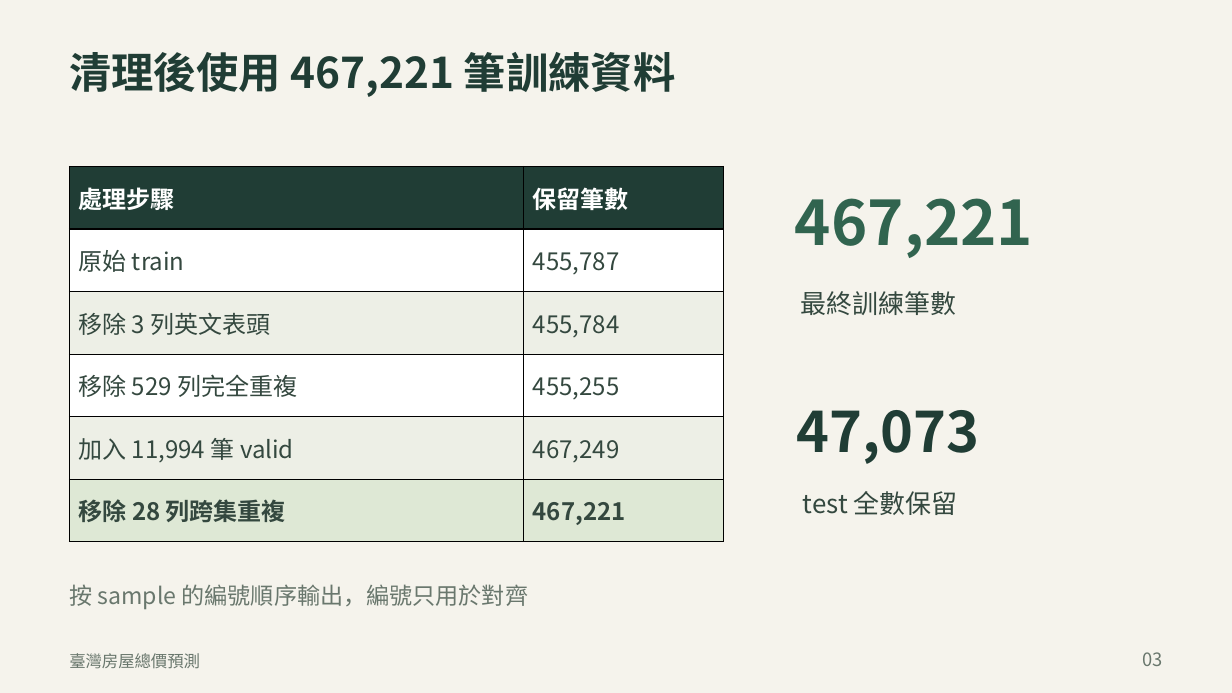
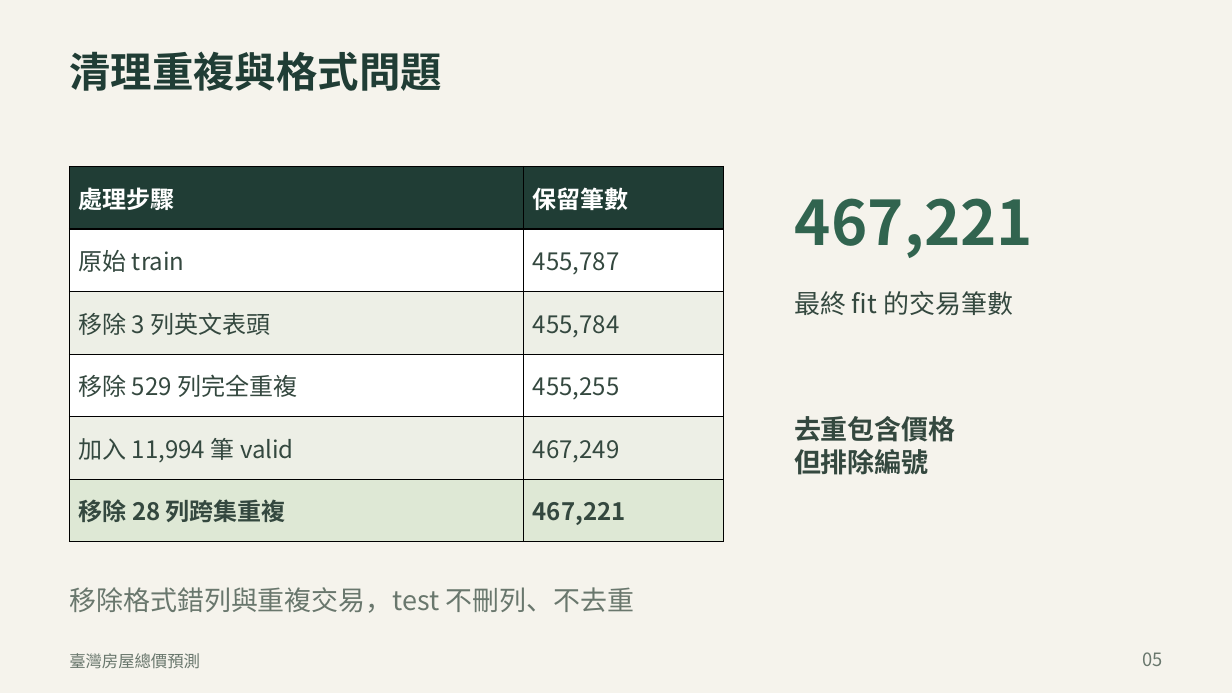
Before and after one commit to ziyi930108/nycu-house-price-regression, a slide deck: slide 5 of presentation/臺灣房價預測_正式報告_v22.pptx (slide 3 before the commit). Drawn at 1232x693 pixels with LibreOffice and Linux fonts; fonts in the diff are those of the drawing. Boxes give left, top, right and bottom in pixels: in the first picture for what was removed or moved away, otherwise in the second. Text is boxed around its words. In the diff, an @@ line names an element or a change of style, - is before the commit and + after.

```diff
--- a/presentation/臺灣房價預測_正式報告_v22.pptx
+++ b/presentation/臺灣房價預測_正式報告_v22.pptx
@@ text at [69, 51, 442, 91]: text changed; size 33 to 32.2 pt @@
-清理後使用 467,221 筆訓練資料
+清理重複與格式問題
@@ text at [794, 291, 1013, 315]: text changed @@
-最終訓練筆數
+最終 fit 的交易筆數
@@ text added at [794, 416, 956, 475], 21 pt, text #34483F, bold @@
+去重包含價格
+但排除編號
@@ text removed at [797, 410, 980, 464] @@
-47,073
@@ text removed at [803, 491, 958, 515] @@
-test 全數保留
@@ text removed at [69, 584, 528, 609] @@
-按 sample 的編號順序輸出，編號只用於對齊
@@ text added at [69, 587, 635, 613], 21 pt, text #69776D @@
+移除格式錯列與重複交易，test 不刪列、不去重
@@ text at [1142, 652, 1162, 666]: text changed @@
-03
+05
```
Also in this commit, not shown: 9 other slides changed, 12 slides added, 5 slides removed, 18 other files.
